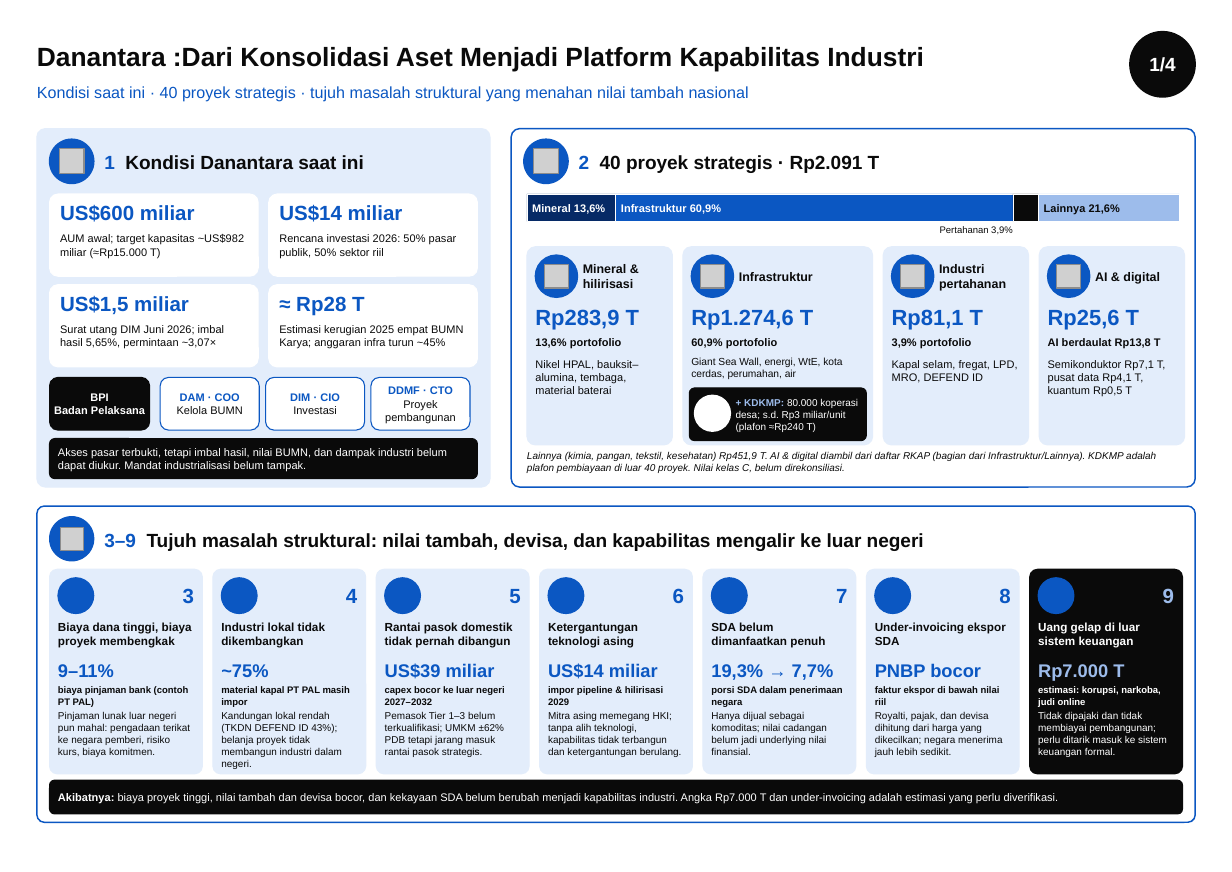
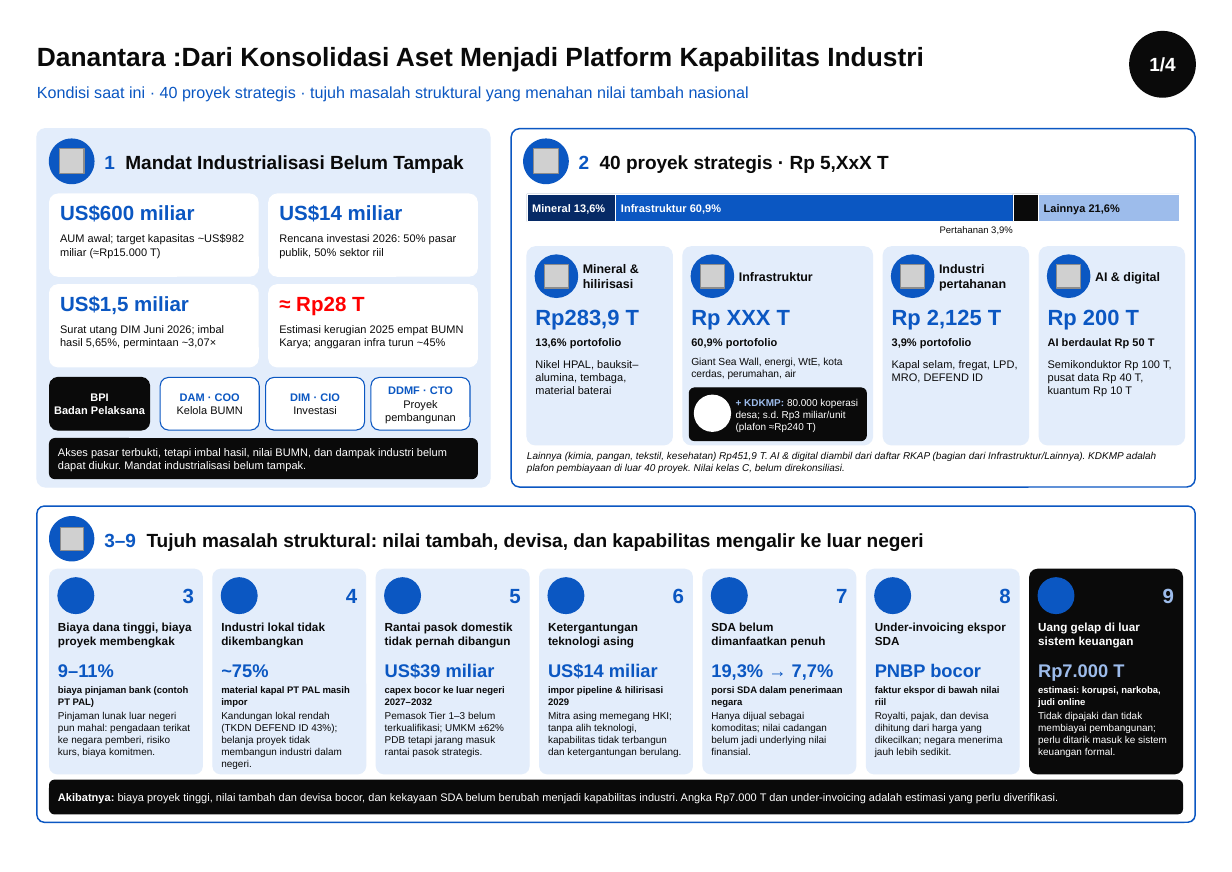
Before and after one commit to heruwibo/claude-workspace, a slide deck: slide 1 of artifact/14102026/Infografis_Danantara_Empat_Pilar_Dampak_v2_14102026.pptx. Drawn at 1232x872 pixels with LibreOffice and Linux fonts; fonts in the diff are those of the drawing; grey boxes stand for pictures; background and template pictures are left out. Boxes give left, top, right and bottom in pixels: in the first picture for what was removed or moved away, otherwise in the second. Text is boxed around its words. In the diff, an @@ line names an element or a change of style, - is before the commit and + after.

```diff
--- a/artifact/14102026/Infografis_Danantara_Empat_Pilar_Dampak_v2_14102026.pptx
+++ b/artifact/14102026/Infografis_Danantara_Empat_Pilar_Dampak_v2_14102026.pptx
@@ text at [104, 155, 463, 173]: text changed @@
-1 Kondisi Danantara saat ini
+1 Mandat Industrialisasi Belum Tampak
@@ text at [579, 155, 889, 173]: text changed @@
-2 40 proyek strategis · Rp2.091 T
+2 40 proyek strategis · Rp 5,XxX T
@@ text "≈ Rp28 T" at [296, 296, 365, 316]: text colour #0B57C2 to #FF0000 @@
@@ text at [691, 310, 790, 330]: text changed @@
-Rp1.274,6 T
+Rp XXX T
@@ text at [892, 309, 1001, 330]: text changed @@
-Rp81,1 T
+Rp 2,125 T
@@ text at [1048, 309, 1139, 330]: text changed @@
-Rp25,6 T
+Rp 200 T
@@ text at [1048, 337, 1155, 348]: text changed @@
-AI berdaulat Rp13,8 T
+AI berdaulat Rp 50 T
@@ text at [1048, 360, 1172, 396]: text changed @@
-Semikonduktor Rp7,1 T, pusat data Rp4,1 T, kuantum Rp0,5 T
+Semikonduktor Rp 100 T, pusat data Rp 40 T, kuantum Rp 10 T
```
Also in this commit, not shown: 1 other slide changed, 25 other files.
